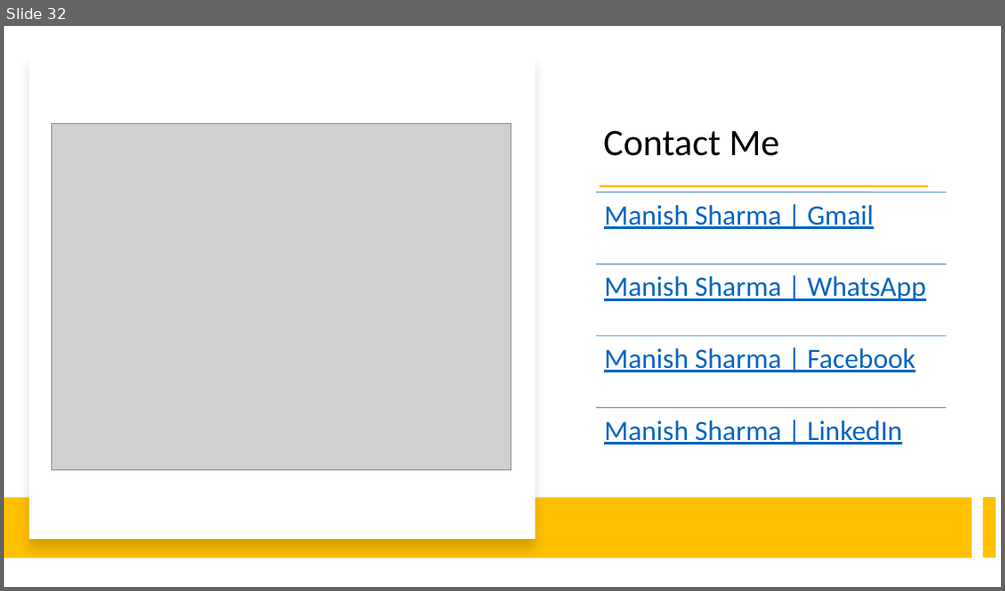
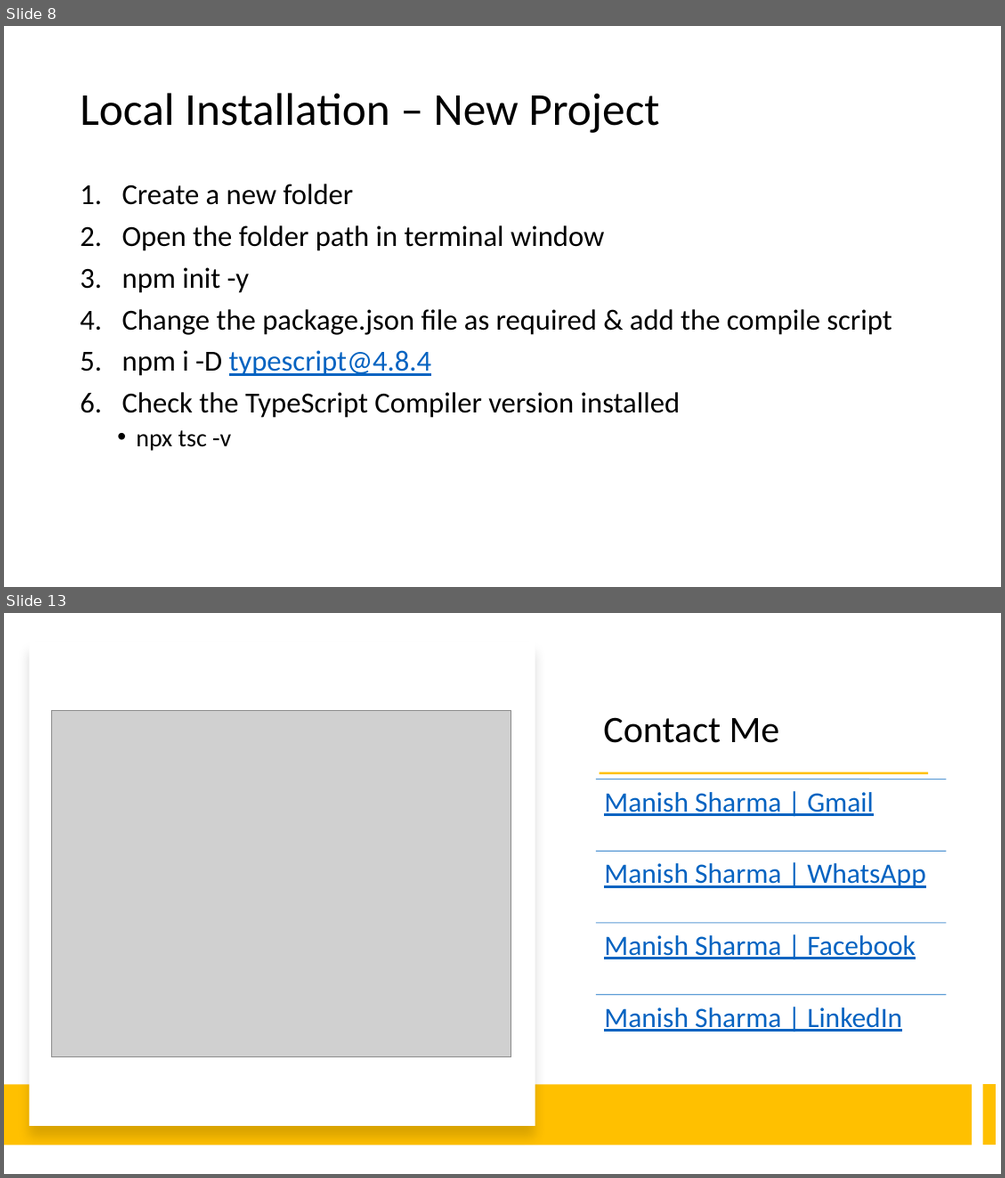
Before and after one commit to explore-with-manish/BFL_Byte_Jul23, a slide deck: Ng-Byte.pptx. Shown one above the other, each under a label of ours: slide 32 before the commit, slides 8 and 13 after it; the slides between them are not shown. The pictures are 1005x591 and 1005x1178 pixels, drawn with LibreOffice and Linux fonts; fonts in the diff are those of the drawing; grey boxes stand for pictures. Boxes give left, top, right and bottom in pixels: in the first picture for what was removed or moved away, otherwise in the second. Text is boxed around its words. In the diff, an @@ line names an element or a change of style, - is before the commit and + after.

```diff
--- a/Ng-Byte.pptx
+++ b/Ng-Byte.pptx
@@ slide 8 added at (4,26,1001,587), background #FFFFFF @@
@@ title added at (80,93,659,133), 44 pt, text #000000 @@
+Local Installation – New Project
@@ text added at (122,184,891,451), 28 pt, text #000000 @@
+1. Create a new folder
+2. Open the folder path in terminal window
+3. npm init -y
+4. Change the package.json file as required & add the compile script
+5. npm i -D typescript@4.8.4
+6. Check the TypeScript Compiler version installed
+  • npx tsc -v
@@ what was slide 32 is now slide 13 @@
```
Also in this commit, not shown: 11 other slides added, 31 slides removed.
